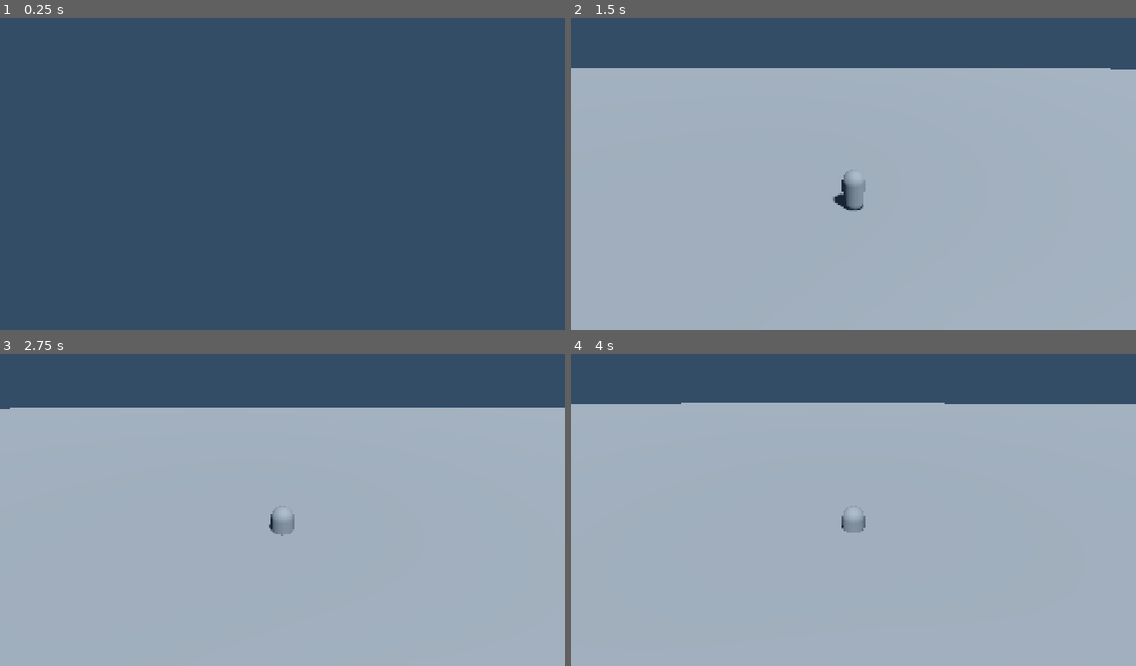
Above: before the commit, frames 1-4 (two rows, left to right).
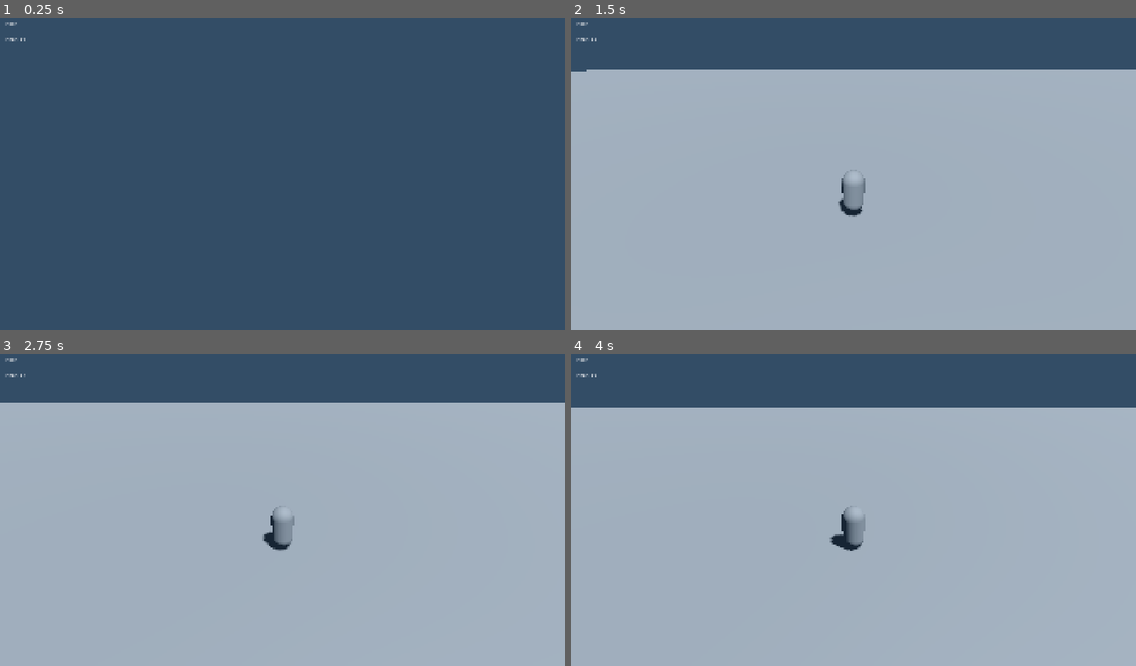
Above: after the commit, the same moments.

Repository: Supanose/Punchchamp
Game: Godot game, scene res://scenes/Main.tscn
Same seed, same stepped clock (60 frames per second), same inputs: the game is played once before the commit and once after it.
Inputs (mouse positions are in pixels of both pictures, inside the frame that each line leads up to):
- Up to frame 1 (0.25 s): no input
- Up to frame 2 (1.5 s): tap Enter (ui_accept) at 0.5 s; move the mouse to (881, 170) at 0.52 s; hold W (move_forward) from 0.53 s (still down); tap Space (jump) at 0.6, 0.77, 1.07 s; move the mouse to (825, 174) at 1.27 s; tap Shift (sprint) at 1.35 s
- Up to frame 3 (2.75 s): keep holding W (move_forward); tap Space (jump) at 1.52, 1.55, 1.82, 2.1 s; move the mouse to (293, 500) at 2.02 s
- Up to frame 4 (4 s): keep holding W (move_forward); move the mouse to (847, 513) at 2.77 s; tap Shift (sprint) at 2.85 s; tap Space (jump) at 3.02, 3.05, 3.32, 3.6, 3.77 s; move the mouse to (893, 510) at 3.52 s

The runs differ from the first frame. In frame 1, less than 0.1% of the frame differs, in the area x 0-5%, y 1-8%; in frame 2, 0.7%; in frame 3, 1.9%, in the area x 0-100%, y 1-64%; in frame 4, 1.8%.

Commit message:
feat: snappy third-person controller prototype

Diff:
--- a/game/scenes/Main.tscn
+++ b/game/scenes/Main.tscn
@@ -1,6 +1,7 @@
-[gd_scene load_steps=5 format=3 uid="uid://main_scene"]
+[gd_scene load_steps=8 format=3 uid="uid://main_scene"]
 
 [ext_resource type="PackedScene" uid="uid://player_scene" path="res://scenes/Player.tscn" id="1_player"]
+[ext_resource type="Script" path="res://scripts/GameMode.gd" id="2_gamemode"]
 
 [sub_resource type="Environment" id="Environment_1x8yv"]
 background_mode = 1
@@ -13,7 +14,16 @@
 [sub_resource type="WorldBoundaryShape3D" id="WorldBoundaryShape3D_1x8yv"]
 plane = Plane(0, 1, 0, 0)
 
+[sub_resource type="BoxShape3D" id="BoxShape3D_1x8yv"]
+size = Vector3(20, 5, 1)
+
+[sub_resource type="BoxMesh" id="BoxMesh_1x8yv"]
+size = Vector3(20, 5, 1)
+
 [node name="Main" type="Node3D"]
+
+[node name="GameMode" type="Node" parent="."]
+script = ExtResource("2_gamemode")
 
 [node name="WorldEnvironment" type="WorldEnvironment" parent="."]
 environment = SubResource("Environment_1x8yv")
@@ -33,3 +43,32 @@
 [node name="MeshInstance3D" type="MeshInstance3D" parent="Ground"]
 transform = Transform3D(20, 0, 0, 0, 1, 0, 0, 0, 20, 0, 0, 0)
 mesh = SubResource("PlaneMesh_1x8yv")
+
+[node name="Barrier" type="Node3D" parent="."]
+transform = Transform3D(1, 0, 0, 0, 1, 0, 0, 0, 1, 0, 2.5, 10)
+
+[node name="StaticBody3D" type="StaticBody3D" parent="Barrier"]
+
+[node name="CollisionShape3D" type="CollisionShape3D" parent="Barrier/StaticBody3D"]
+shape = SubResource("BoxShape3D_1x8yv")
+
+[node name="MeshInstance3D" type="MeshInstance3D" parent="Barrier"]
+mesh = SubResource("BoxMesh_1x8yv")
+
+[node name="UI" type="CanvasLayer" parent="."]
+
+[node name="StateLabel" type="Label" parent="UI"]
+offset_left = 20.0
+offset_top = 20.0
+offset_right = 200.0
+offset_bottom = 60.0
+text = "PREP"
+vertical_alignment = 1
+
+[node name="TimerLabel" type="Label" parent="UI"]
+offset_left = 20.0
+offset_top = 70.0
+offset_right = 200.0
+offset_bottom = 110.0
+text = "PREP: 60"
+vertical_alignment = 1
--- a/game/scenes/Player.tscn
+++ b/game/scenes/Player.tscn
@@ -9,12 +9,11 @@
 height = 2.0
 
 [node name="Player" type="CharacterBody3D"]
-transform = Transform3D(1, 0, 0, 0, 1, 0, 0, 0, 1, 0, 2.5, 0)
+transform = Transform3D(1, 0, 0, 0, 1, 0, 0, 0, 1, 0, 2, 0)
 script = ExtResource("1_0x8yv")
 
 [node name="CollisionShape3D" type="CollisionShape3D" parent="."]
 shape = SubResource("CapsuleShape3D_1x8yv")
-transform = Transform3D(1, 0, 0, 0, 1, 0, 0, 0, 1, 0, 1, 0)
 
 [node name="MeshInstance3D" type="MeshInstance3D" parent="."]
 mesh = SubResource("CapsuleMesh_1x8yv")
--- /dev/null
+++ b/game/scripts/GameMode.gd
@@ -0,0 +1,68 @@
+extends Node
+
+enum RoundState {
+	PREP,
+	FIGHT,
+	END
+}
+
+@onready var state_label: Label = $"../UI/StateLabel"
+@onready var timer_label: Label = $"../UI/TimerLabel"
+@onready var barrier_static_body: StaticBody3D = $"../Barrier/StaticBody3D"
+@onready var barrier_mesh: MeshInstance3D = $"../Barrier/MeshInstance3D"
+
+var current_state: RoundState = RoundState.PREP
+var prep_timer: float = 60.0
+var fight_timer: float = 10.0
+var end_timer: float = 3.0
+
+func _ready():
+	enter_prep_state()
+
+func _process(delta):
+	match current_state:
+		RoundState.PREP:
+			prep_timer -= delta
+			timer_label.text = "PREP: %d" % int(prep_timer)
+
+			if prep_timer <= 0:
+				enter_fight_state()
+
+		RoundState.FIGHT:
+			fight_timer -= delta
+			timer_label.text = "FIGHT: %d" % int(fight_timer)
+
+			if fight_timer <= 0:
+				enter_end_state()
+
+		RoundState.END:
+			end_timer -= delta
+			timer_label.text = "Round Over"
+
+			if end_timer <= 0:
+				enter_prep_state()
+
+func enter_prep_state():
+	current_state = RoundState.PREP
+	prep_timer = 60.0
+	state_label.text = "PREP"
+
+	# Enable barrier
+	barrier_static_body.collision_layer = 1
+	barrier_static_body.collision_mask = 1
+	barrier_mesh.visible = true
+
+func enter_fight_state():
+	current_state = RoundState.FIGHT
+	fight_timer = 10.0
+	state_label.text = "FIGHT"
+
+	# Disable barrier
+	barrier_static_body.collision_layer = 0
+	barrier_static_body.collision_mask = 0
+	barrier_mesh.visible = false
+
+func enter_end_state():
+	current_state = RoundState.END
+	end_timer = 3.0
+	state_label.text = "END"
--- a/game/scripts/Player.gd
+++ b/game/scripts/Player.gd
@@ -20,17 +20,20 @@
 var jump_burst_timer: float = 0.0
 var last_jump_time: float = 0.0
 var can_jump_burst: bool = true
+var has_jumped: bool = false
 
 # Camera rotation
 var camera_rotation: Vector2 = Vector2.ZERO
 
 func _ready():
 	Input.set_mouse_mode(Input.MOUSE_MODE_CAPTURED)
+	# Ensure player starts on ground
+	global_position.y = 2.0
 
 func _unhandled_input(event):
 	if event is InputEventMouseMotion:
-		camera_rotation.x += event.relative.x * 0.003
-		camera_rotation.y = clamp(camera_rotation.y + event.relative.y * 0.003, -1.3, 1.3)
+		camera_rotation.x -= event.relative.x * 0.003
+		camera_rotation.y = clamp(camera_rotation.y - event.relative.y * 0.003, -1.3, 1.3)
 
 		# Update camera position based on rotation
 		var distance = 8.0
@@ -63,8 +66,9 @@
 		if is_on_floor():
 			velocity.y = jump_velocity
 			last_jump_time = Time.get_time_dict_from_system()["second"]
+			has_jumped = true
 			print("Jump!")
-		elif can_jump_burst and (Time.get_time_dict_from_system()["second"] - last_jump_time) < jump_burst_window:
+		elif can_jump_burst and has_jumped and (Time.get_time_dict_from_system()["second"] - last_jump_time) < jump_burst_window:
 			# Jump burst
 			var forward_dir = -camera.global_transform.basis.z
 			forward_dir.y = 0
@@ -72,11 +76,26 @@
 			velocity += forward_dir * jump_burst_impulse
 			can_jump_burst = false
 			jump_burst_timer = jump_burst_cooldown
+			has_jumped = false
 			print("Jump burst!")
 
+	# Reset jump tracking when landing
+	if is_on_floor() and not has_jumped:
+		has_jumped = false
+
 	# Get input direction
-	var input_dir = Input.get_vector("move_left", "move_right", "move_forward", "move_backward")
-	var direction = (transform.basis * Vector3(input_dir.x, 0, input_dir.y)).normalized()
+	var input_dir = Input.get_vector("move_left", "move_right", "move_backward", "move_forward")
+
+	# Convert input to camera-relative direction
+	var camera_forward = -camera.global_transform.basis.z
+	var camera_right = camera.global_transform.basis.x
+	camera_forward.y = 0
+	camera_right.y = 0
+	camera_forward = camera_forward.normalized()
+	camera_right = camera_right.normalized()
+
+	var direction = camera_forward * input_dir.y + camera_right * input_dir.x
+	direction = direction.normalized()
 
 	# Handle sprint
 	is_sprinting = Input.is_action_pressed("sprint") and input_dir.length() > 0.1
Not shown, added: game/scripts/GameMode.gd.uid
